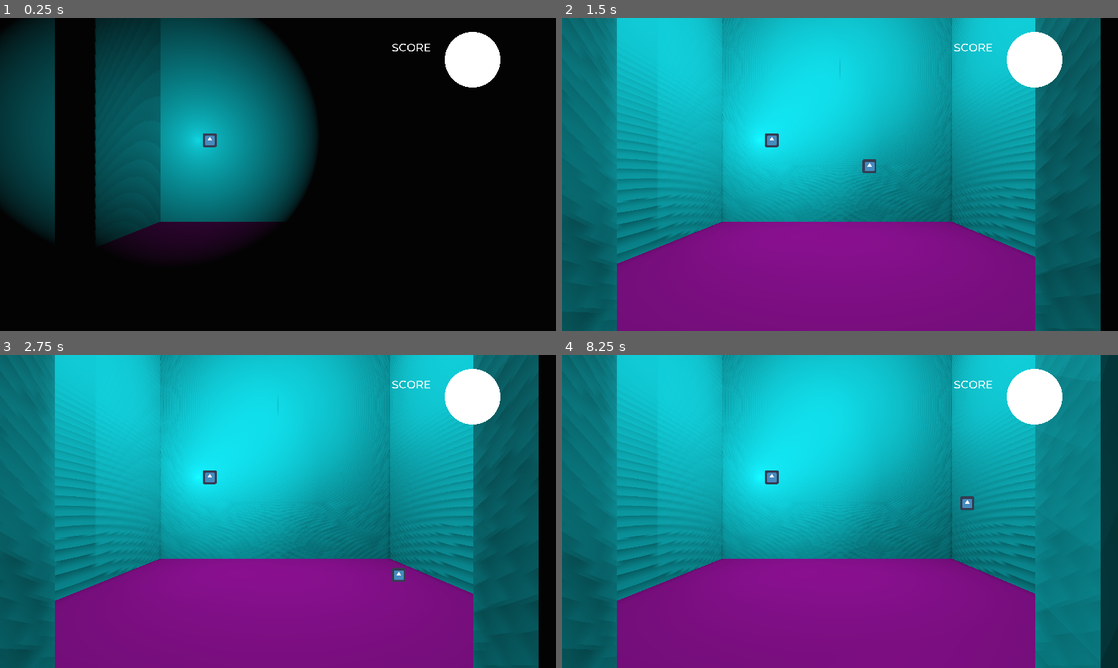
Above: before the commit, frames 1-4 (two rows, left to right).
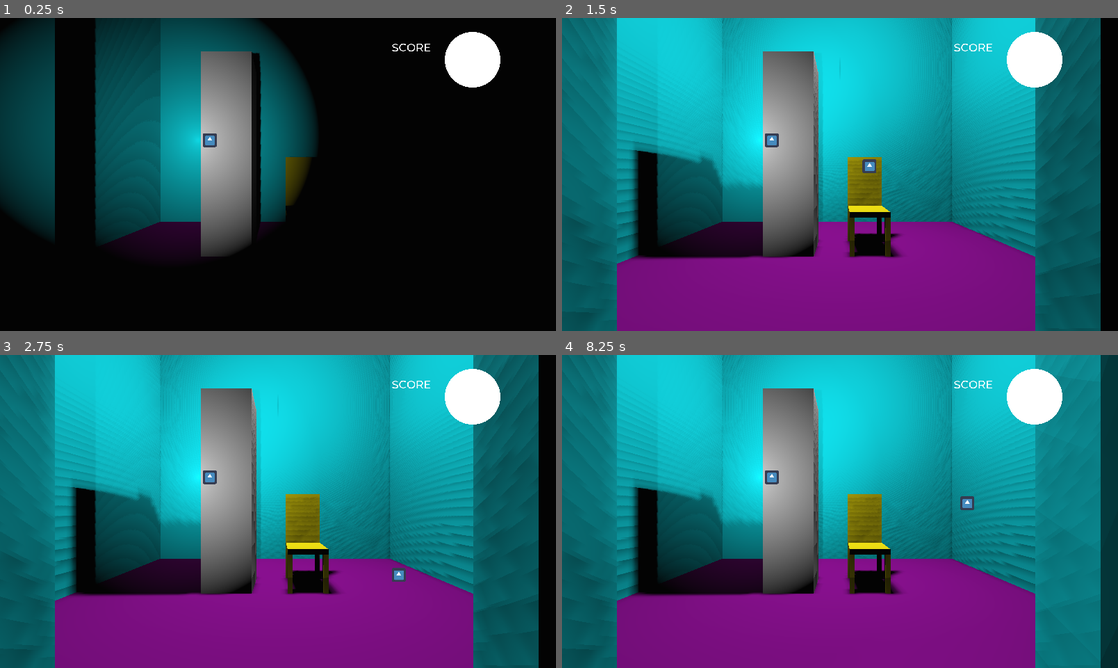
Above: after the commit, the same moments.

Repository: kjgilchrist/monsters-hate-ketchup
Game: Godot game, scene res://scenes/World.tscn
The game is run twice, just before and just after one commit, with the same random seed, the same clock (stepped at 60 frames per second) and the same inputs. The engine's default icon, where the game draws it, is replaced by a stand-in: a white triangle on a blue panel in a dark square.
Inputs (mouse positions are in pixels of both pictures, inside the frame that each line leads up to):
- Up to frame 1 (0.25 s): no input
- Up to frame 2 (1.5 s): tap Enter at 0.5 s; move the mouse to (962, 158) at 0.52 s; press the mouse at (962, 158) at 0.53 s; hold Right (ui_right) 0.53-1.28 s; move the mouse to (728, 190) at 1.27 s; release the mouse at (728, 190) at 1.28 s; hold Down (ui_down) from 1.28 s (still down); tap L (test_toggle) at 1.35 s
- Up to frame 3 (2.75 s): move the mouse to (333, 442) at 2.02 s; release Down (ui_down) at 2.03 s; hold Right (ui_right) from 2.03 s (still down); tap 1 at 2.1 s
- Up to frame 4 (8.25 s): move the mouse to (812, 574) at 2.77 s; release Right (ui_right) at 2.78 s; hold Up (ui_up) 2.78-3.53 s; tap 2 at 2.85 s; move the mouse to (1006, 558) at 3.52 s; hold Left (ui_left) 3.53-5.03 s; tap 3 at 3.6 s; move the mouse to (673, 464) at 4.27 s; tap 4 at 4.35 s; move the mouse to (867, 511) at 5.02 s; hold Down (ui_down) 5.03-5.78 s; tap 5 at 5.1 s; move the mouse to (756, 433) at 5.77 s; hold Right (ui_right) 5.78-6.53 s; tap 6 at 5.85 s; move the mouse to (962, 495) at 6.52 s; press the mouse at (962, 495) at 6.53 s; hold Up (ui_up) 6.53-7.28 s; move the mouse to (728, 527) at 7.27 s; release the mouse at (728, 527) at 7.28 s; hold Right (ui_right) 7.28-8.03 s; tap L (test_toggle) at 7.35 s; move the mouse to (895, 442) at 8.02 s; hold Down (ui_down) from 8.03 s (still down); tap 1 at 8.1 s

The runs differ from the first frame. In frame 1, 7.3% of the frame differs, in the area x 36-57%, y 10-77%; in frame 2, 16%; in frame 3, 16%, in the area x 12-61%, y 10-78%; in frame 4, 16%.

Commit message:
3D mesh test

Diff:
--- a/MonstersHateKetchup/scenes/World.tscn
+++ b/MonstersHateKetchup/scenes/World.tscn
@@ -1,8 +1,9 @@
-[gd_scene load_steps=9 format=2]
+[gd_scene load_steps=14 format=2]
 
 [ext_resource path="res://scenes/HUD.tscn" type="PackedScene" id=1]
 [ext_resource path="res://scripts/World.gd" type="Script" id=2]
 [ext_resource path="res://instances/room.tscn" type="PackedScene" id=3]
+[ext_resource path="res://assets/3D/basic_chair/basic_chair.obj" type="ArrayMesh" id=4]
 
 [sub_resource type="Environment" id=1]
 
@@ -15,6 +16,16 @@
 extents = Vector3( 1, 0.0581309, 1 )
 
 [sub_resource type="PrismMesh" id=5]
+
+[sub_resource type="CubeMesh" id=7]
+
+[sub_resource type="BoxShape" id=8]
+
+[sub_resource type="SpatialMaterial" id=6]
+albedo_color = Color( 1, 0.937255, 0, 1 )
+
+[sub_resource type="BoxShape" id=9]
+extents = Vector3( 0.266492, 0.990399, 0.195571 )
 
 [node name="World" type="Spatial"]
 script = ExtResource( 2 )
@@ -71,3 +82,25 @@
 [node name="MeshInstance" type="MeshInstance" parent="."]
 transform = Transform( 0.5, 0, 0.866025, 0, 1, 0, -0.866025, 0, 0.5, 13, 1, 11 )
 mesh = SubResource( 5 )
+
+[node name="Human" type="StaticBody" parent="."]
+transform = Transform( -5, 0, -7.54979e-07, 0, 5, 0, 7.54979e-07, 0, -5, 13.173, 0, -9.03034 )
+
+[node name="MeshInstance" type="MeshInstance" parent="Human"]
+transform = Transform( 0.25, 0, 0, 0, 1, 0, 0, 0, 0.25, -4.76837e-07, 1, 0.799999 )
+mesh = SubResource( 7 )
+
+[node name="CollisionShape" type="CollisionShape" parent="Human"]
+transform = Transform( 0.25, 0, 0, 0, 1, 0, 0, 0, 0.25, -9.53674e-07, 1, 0.799999 )
+shape = SubResource( 8 )
+
+[node name="MFChair" type="StaticBody" parent="."]
+
+[node name="MeshInstance" type="MeshInstance" parent="MFChair"]
+transform = Transform( -5, 0, -7.54979e-07, 0, 5, 0, 7.54979e-07, 0, -5, 13.173, 0, -9.03034 )
+material_override = SubResource( 6 )
+mesh = ExtResource( 4 )
+
+[node name="CollisionShape" type="CollisionShape" parent="MFChair"]
+transform = Transform( -5, 0, -7.54979e-07, 0, 5, 0, 7.54979e-07, 0, -5, 13.173, 0, -9.03034 )
+shape = SubResource( 9 )
Not shown, added: MonstersHateKetchup/assets/3D/basic_chair/basic_chair.dae
Not shown, added: MonstersHateKetchup/assets/3D/basic_chair/basic_chair.dae.import
Not shown, added: MonstersHateKetchup/assets/3D/basic_chair/basic_chair.mtl
Not shown, added: MonstersHateKetchup/assets/3D/basic_chair/basic_chair.obj
Not shown, added: MonstersHateKetchup/assets/3D/basic_chair/basic_chair.obj.import
Not shown, added: MonstersHateKetchup/assets/3D/basic_chair/basic_chair.stl
